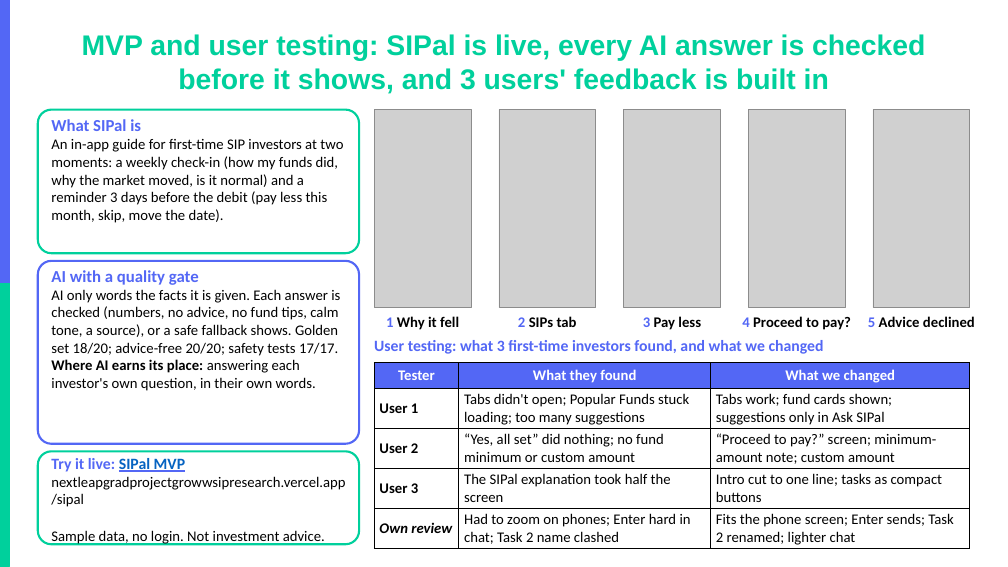
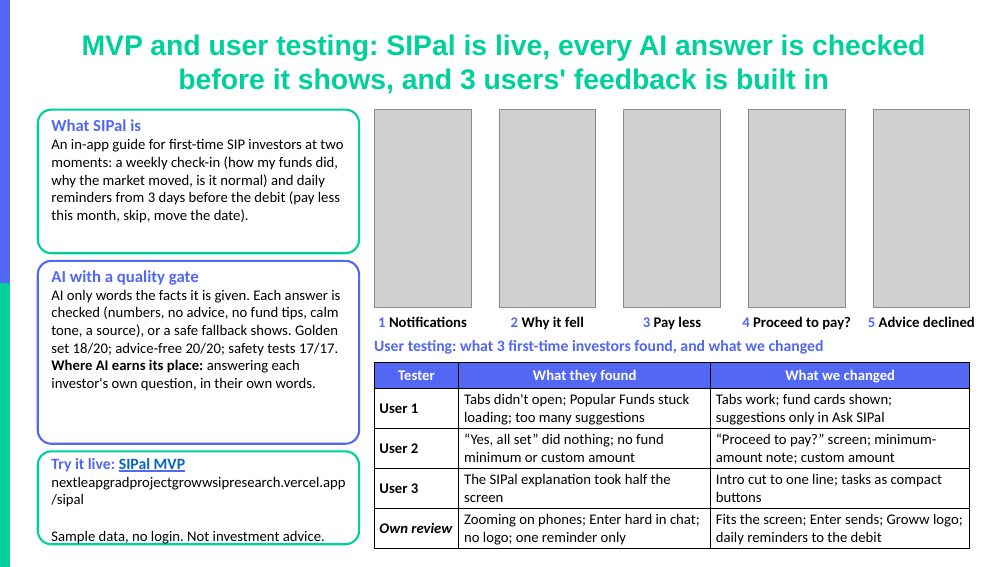
Before and after one commit to akarshita711/NEXTLEAP_GRAD_PROJECT_groww_SIP_research, a slide deck: slide 9 of deck/NL_Groww.pptx. Drawn at 1008x567 pixels with LibreOffice and Linux fonts; fonts in the diff are those of the drawing; grey boxes stand for pictures; background and template pictures are left out. Boxes give left, top, right and bottom in pixels: in the first picture for what was removed or moved away, otherwise in the second. Text is boxed around its words. In the diff, an @@ line names an element or a change of style, - is before the commit and + after.

```diff
--- a/deck/NL_Groww.pptx
+++ b/deck/NL_Groww.pptx
@@ text at (51, 138, 343, 223): text changed @@
-An in-app guide for first-time SIP investors at two moments: a weekly check-in (how my funds did, why the market moved, is it normal) and a reminder 3 days before the debit (pay less this month, skip, move the date).
+An in-app guide for first-time SIP investors at two moments: a weekly check-in (how my funds did, why the market moved, is it normal) and daily reminders from 3 days before the debit (pay less this month, skip, move the date).
@@ text at (378, 316, 467, 327): text changed @@
-1 Why it fell
+1 Notifications
@@ text at (511, 316, 584, 330): text changed @@
-2 SIPs tab
+2 Why it fell
@@ table at (374, 363, 970, 549) @@
-row 5, column 2: Had to zoom on phones; Enter hard in chat; Task 2 name clashed
+row 5, column 2: Zooming on phones; Enter hard in chat; no logo; one reminder only
-row 5, column 3: Fits the phone screen; Enter sends; Task 2 renamed; lighter chat
+row 5, column 3: Fits the screen; Enter sends; Groww logo; daily reminders to the debit
```
Also in this commit, not shown: 2 other slides changed, 16 other files.
